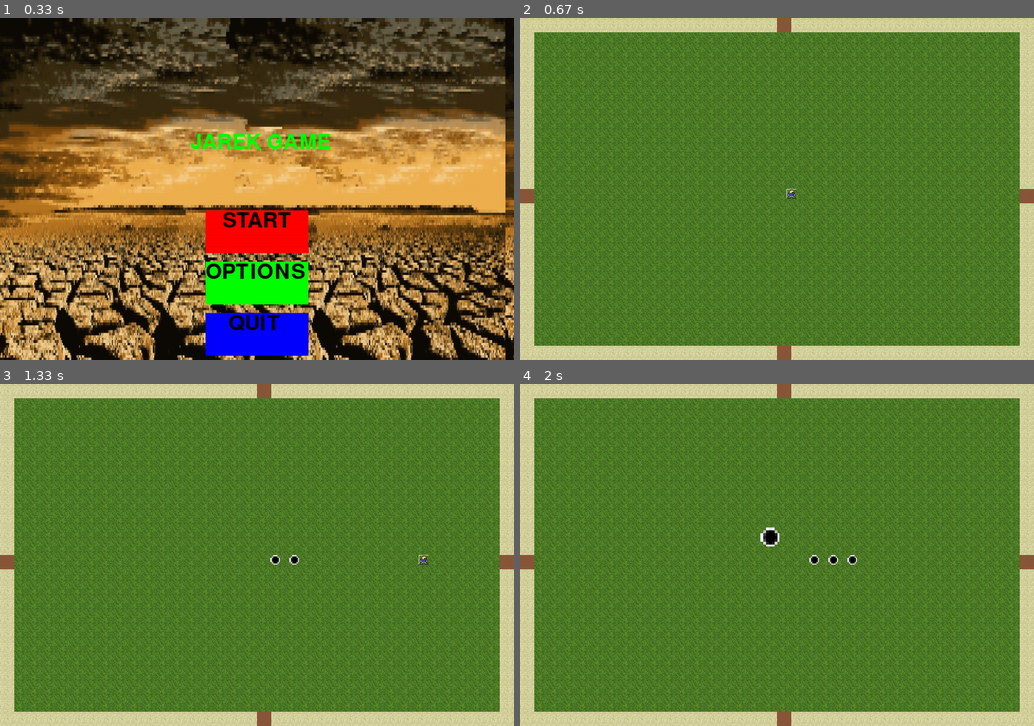
Above: before the commit, frames 1-4 (two rows, left to right).
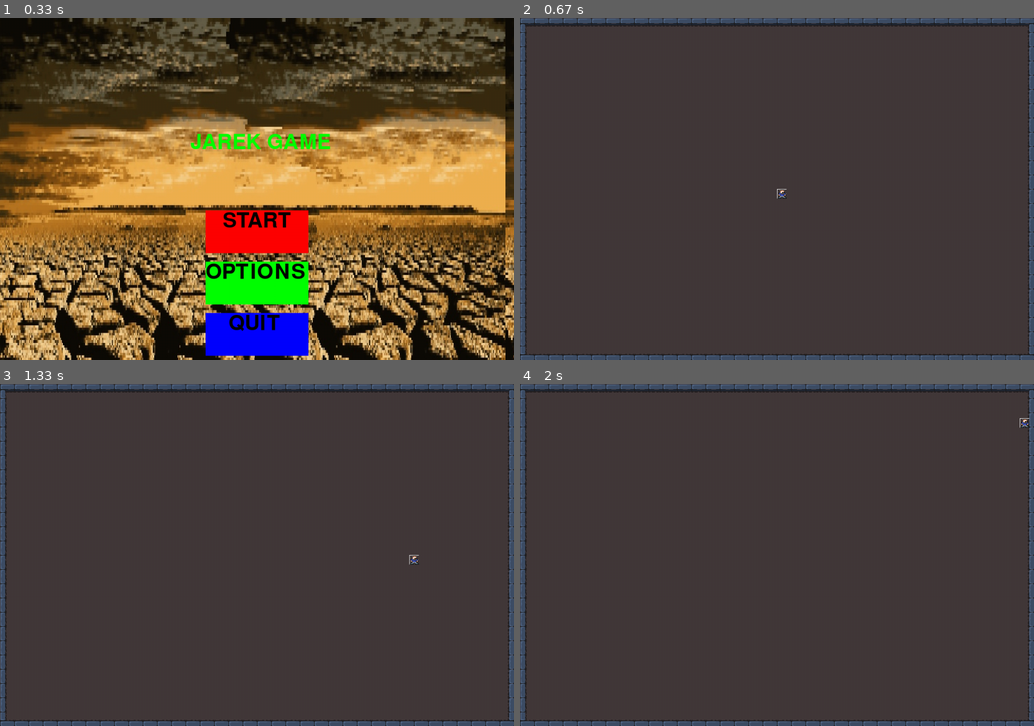
Above: after the commit, the same moments.

Repository: heavykisiel/PygameProject2
Game: pygame game, started from main.py
Same seed, same stepped clock (60 frames per second), same inputs: the game is played once before the commit and once after it.
Inputs:
- Up to frame 1 (0.33 s): no input
- Up to frame 2 (0.67 s): click "START" at 0.38 s
- Up to frame 3 (1.33 s): tap Space at 0.67, 1.07 s; hold Right from 1 s (still down)
- Up to frame 4 (2 s): tap Space at 1.37, 1.57, 1.9 s; release Right at 1.47 s; hold Up 1.5-1.8 s; hold Right from 1.83 s (still down)

Frame 1 is identical in both runs. In frame 2, 100% of the frame differs, in the area x 0-100%, y 0-100%; in frame 3, 100%; in frame 4, 100%.

Commit message:
alpha ver. 0.1022d

Diff:
--- a/Camera.py
+++ b/Camera.py
@@ -20,7 +20,6 @@
         self.keyboard_control()
         self.zoom_keyboard_control()
 
-
     def zoom_keyboard_control(self):
         keys = pygame.key.get_pressed()
         if keys[pygame.K_q]:
--- a/Gameplay.py
+++ b/Gameplay.py
@@ -31,67 +31,144 @@
         self.rectSizex = self.surface_size[0]  # 1080
         self.rectSizey = self.surface_size[1]  # 720
 
-        self.grass_block = Load_Block_Textures(self.block_pixelsx, self.block_pixelsy, 0)
-        self.sand_block = Load_Block_Textures(self.block_pixelsx, self.block_pixelsy, 1)
-        self.door_texture = Load_Block_Textures(self.block_pixelsx, self.block_pixelsy, 2)
+        self.floor_tex = Load_Block_Textures(self.block_pixelsx, self.block_pixelsy, 0)
+        self.eastWall_tex = Load_Block_Textures(self.block_pixelsx, self.block_pixelsy, 1)
+        self.northWall_tex = Load_Block_Textures(self.block_pixelsx, self.block_pixelsy, 2)
+        self.southWall_tex = Load_Block_Textures(self.block_pixelsx, self.block_pixelsy, 3)
+        self.westWall_tex = Load_Block_Textures(self.block_pixelsx, self.block_pixelsy, 4)
+        self.eastNorthWall_tex = Load_Block_Textures(self.block_pixelsx, self.block_pixelsy, 5)
+        self.westNorthWall_tex = Load_Block_Textures(self.block_pixelsx, self.block_pixelsy, 6)
+        self.eastSouthWall_tex = Load_Block_Textures(self.block_pixelsx, self.block_pixelsy, 7)
+        self.westSouthWall_tex = Load_Block_Textures(self.block_pixelsx, self.block_pixelsy, 8)
         self.map_Data = Map.Map()
         self.player_pos = self.player.player_position
-
-    def LoadNewFrame(self, player):
-
-        # Validate player_pos
-        self.player_pos += player.direction * self.player.speed
-
-        # if self.player_pos[0] < 0:
-        #     self.player_pos[0] = 0
-        # if self.player_pos[1] < 0:
-        #     self.player_pos[1] = 0
-        # if self.player_pos[0] > (self.map_Data.ChunksX - 1) * self.rectSizex:
-        #     self.player_pos[0] = (self.map_Data.ChunksX - 1) * self.rectSizex
-        # if self.player_pos[1] > (self.map_Data.ChunksY - 1) * self.rectSizey:
-        #     self.player_pos[1] = (self.map_Data.ChunksY - 1) * self.rectSizey
-
-        print("{0}, {1}".format(self.player_pos, (self.map_Data.ChunksY - 1) * self.rectSizex))
-
+        self.wall_collider_rect = self.detect_rect_colliders()
+        self.doorlist = None
+
+    def detect_rect_colliders(self):
+        lista = list()
+        listb = list()
         for y, row in enumerate(self.map_Data.ChunkMap):
             for x, tile in enumerate(row):
                 if tile:
-                    pygame.draw.rect(self.screen, (255, 255, 255),
-                                     pygame.Rect(x * self.rectSizex, y * self.rectSizey,
-                                                 self.rectSizex,
-                                                 self.rectSizey), 1)
-                    # pomocniczy rectangle można wykomentować
+                    for rowC in range(self.texture_count_per_tilex):
+                        for tileC in range(self.texture_count_per_tiley):
+                            if rowC == self.texture_count_per_tilex - 1 or rowC == 0 or \
+                                    tileC == self.texture_count_per_tiley - 1 or tileC == 0:
+                                border_pos = Rect(tile[0] * self.rectSizex + rowC * self.block_pixelsx,
+                                                  tile[1] * self.rectSizey + tileC * self.block_pixelsy,
+                                                  self.block_pixelsx, self.block_pixelsy)
+                                lista.append(border_pos)
+                                if (rowC == self.texture_count_per_tilex / 2 and (
+                                        tileC == self.texture_count_per_tiley - 1 or tileC == 0)) or \
+                                        (tileC == self.texture_count_per_tiley / 2 and (
+                                                rowC == self.texture_count_per_tilex - 1 or rowC == 0)):
+                                    door_pos = Rect(tile[0] * self.rectSizex + rowC * self.block_pixelsx,
+                                                    tile[1] * self.rectSizey + tileC * self.block_pixelsy,
+                                                    self.block_pixelsx, self.block_pixelsy)
+                                    listb.append(door_pos)
+        self.doorlist = listb
+        return lista
+
+    def drawMap(self, player):
+
+        # Validate player_pos
+        self.player_pos += player.direction * self.player.speed
+        if self.doorlist is not None:
+            for door in self.doorlist:
+                if self.player.rect.colliderect(door):
+                    self.renderNewRoom()
+        if self.player_pos[0] < self.block_pixelsx / 2:
+            self.player_pos[0] = self.block_pixelsx / 2
+        if self.player_pos[1] < self.block_pixelsy / 2:
+            self.player_pos[1] = self.block_pixelsy / 2
+        if self.player_pos[0] > self.rectSizex - self.block_pixelsx:
+            self.player_pos[0] = self.rectSizex - self.block_pixelsx
+        if self.player_pos[1] > self.rectSizey - self.block_pixelsy:
+            self.player_pos[1] = self.rectSizey - self.block_pixelsy
+
+        print("{0}, {1}".format(self.player_pos, self.player.rect.left))
+
+        # fill screen with floor
+        for y, row in enumerate(self.map_Data.ChunkMap):
+            for x, tile in enumerate(row):
+                if tile:
                     for rowC in range(self.texture_count_per_tilex):
                         for tileC in range(self.texture_count_per_tiley):
                             offset_pos = tile[0] * self.rectSizex + rowC * self.block_pixelsx, \
                                          tile[1] * self.rectSizey + tileC * self.block_pixelsy
-                            self.screen.blit(self.grass_block, offset_pos)
-                            if rowC == self.texture_count_per_tilex - 1 or rowC == 0 or tileC == self.texture_count_per_tiley - 1 or tileC == 0:
-                                border_pos = tile[0] * self.rectSizex + rowC * self.block_pixelsx, tile[
-                                    1] * self.rectSizey + tileC * self.block_pixelsy
-                                self.screen.blit(self.sand_block, border_pos)
-                            if (rowC == self.texture_count_per_tilex / 2 and (tileC == self.texture_count_per_tiley -1 or tileC == 0)) or \
-                                    (tileC == self.texture_count_per_tiley / 2 and (rowC == self.texture_count_per_tilex -1 or rowC == 0)):
-                                door_pos = tile[0] * self.rectSizex + rowC * self.block_pixelsx, tile[
-                                    1] * self.rectSizey + tileC * self.block_pixelsy
-                                self.screen.blit(self.door_texture, door_pos)
-                            # biom render
-                            if tile[2] == 1:
-                                offset_pos = tile[0] * self.rectSizex + rowC * self.block_pixelsx, \
-                                             tile[1] * self.rectSizey + tileC * self.block_pixelsy
-                                self.screen.blit(self.sand_block, offset_pos)
-
-
-            self.screen.blit(player.image, self.player_pos)
-            # scaled_surface = pygame.transform.scale(self.screen,
-            #                                         self.surface_size_vector * self.camera_group.zoom_scale)
-            #
-            # scaled_rect = scaled_surface.get_rect(center=(self.half_screen_w, self.half_screen_h))
-            # self.screen.blit(scaled_surface, scaled_rect)
-
-            # tile[0] == x
-            # tile[1] == y
-            # tile[2] == biom_id
+                            self.screen.blit(self.floor_tex, offset_pos)
+        # fill screen with borders
+        for x in self.wall_collider_rect:
+            if x.top == 0:
+                self.screen.blit(self.northWall_tex, (x.x, x.y))
+                if x.x == 0 and x.y == 0:
+                    self.screen.blit(self.westNorthWall_tex, (x.x, x.y))
+                if x.x == 1050 and x.y == 0:
+                    self.screen.blit(self.eastNorthWall_tex, (x.x, x.y))
+            if x.left == 0 and x.top != 0:
+                self.screen.blit(self.westWall_tex, (x.x, x.y))
+            if x.right == 1080 and x.y != 0:
+                self.screen.blit(self.eastWall_tex, (x.x, x.y))
+            if x.bottom == 720:
+                self.screen.blit(self.southWall_tex, (x.x, x.y))
+                if x.x == 1050 and x.y == 690:
+                    self.screen.blit(self.eastSouthWall_tex, (x.x, x.y))
+                if x.x == 0 and x.y == 690:
+                    self.screen.blit(self.westSouthWall_tex, (x.x, x.y))
+        self.detect_rect_colliders()
+        self.screen.blit(player.image, self.player_pos)
+        # print(listb.__len__())
+        # for x in listb:
+        #     pygame.draw.rect(self.screen, (0, 0, 200), x, 1)
+
+        # for y, row in enumerate(self.map_Data.ChunkMap):
+        #     for x, tile in enumerate(row):
+        #         if tile:
+        #             pygame.draw.rect(self.screen, (255, 255, 255),
+        #                              pygame.Rect(x * self.rectSizex, y * self.rectSizey,
+        #                                          self.rectSizex,
+        #                                          self.rectSizey), 1)
+        #             # pomocniczy rectangle można wykomentować
+        #             for rowC in range(self.texture_count_per_tilex):
+        #                 for tileC in range(self.texture_count_per_tiley):
+        #                     offset_pos = tile[0] * self.rectSizex + rowC * self.block_pixelsx, \
+        #                                  tile[1] * self.rectSizey + tileC * self.block_pixelsy
+        #                     self.screen.blit(self.grass_block, offset_pos)
+        #                     if rowC == self.texture_count_per_tilex - 1 or rowC == 0 or tileC == self.texture_count_per_tiley - 1 or tileC == 0:
+        #                         border_pos = tile[0] * self.rectSizex + rowC * self.block_pixelsx, \
+        #                                      tile[1] * self.rectSizey + tileC * self.block_pixelsy
+        #
+        #                         self.screen.blit(self.sand_block, border_pos)
+        #                     if (rowC == self.texture_count_per_tilex / 2 and (
+        #                             tileC == self.texture_count_per_tiley - 1 or tileC == 0)) or \
+        #                             (tileC == self.texture_count_per_tiley / 2 and (
+        #                                     rowC == self.texture_count_per_tilex - 1 or rowC == 0)):
+        #                         door_pos = tile[0] * self.rectSizex + rowC * self.block_pixelsx, tile[
+        #                             1] * self.rectSizey + tileC * self.block_pixelsy
+        #                         self.screen.blit(self.door_texture, door_pos)
+        #                     # biom render
+        #                     if tile[2] == 1:
+        #                         offset_pos = tile[0] * self.rectSizex + rowC * self.block_pixelsx, \
+        #                                      tile[1] * self.rectSizey + tileC * self.block_pixelsy
+        #                         self.screen.blit(self.sand_block, offset_pos)
+
+        # if self.player.rect.colli
+
+        # scaled_surface = pygame.transform.scale(self.screen,
+        #                                         self.surface_size_vector * self.camera_group.zoom_scale)
+        #
+        # scaled_rect = scaled_surface.get_rect(center=(self.half_screen_w, self.half_screen_h))
+        # self.screen.blit(scaled_surface, scaled_rect)
+
+        # tile[0] == x
+        # tile[1] == y
+        # tile[2] == biom_id
+
+        self.return_gamedata()
+
+    def return_gamedata(self):
+        self.player.player_position = self.player_pos
 
     def run(self):
 
@@ -109,7 +186,7 @@
                     # zoom jest ale są cyrki, ale można się pobawić
             self.screen.fill((0, 0, 0))
             self.camera_group.update()
-            self.LoadNewFrame(self.player)
+            self.drawMap(self.player)
             self.camera_group.draw(self.player)
             self.player.bulletGroup.update()
             self.player.bulletGroup.draw(self.screen)
--- a/Player.py
+++ b/Player.py
@@ -1,5 +1,4 @@
 import pygame
-
 
 from textures import TextureLoader
 from Bullets import Bullets
@@ -11,10 +10,10 @@
         self.image = TextureLoader.Load_Player_Texture()
         self.rect = self.image.get_rect(center=pos)
         self.direction = pygame.math.Vector2()
-        self.player_position = (560, 360)
+        self.player_position = pos
         # spawn
         self.speed = 16
-        self.speedBullet = 2
+        self.speedBullet = 32
         self.shootCooldown = 0
         self.lastShot = pygame.time.get_ticks()
         self.bulletGroup = pygame.sprite.Group()
@@ -55,22 +54,22 @@
             print("XDDDDD")
             self.shootCooldown = 20
             if self.playerDirection == 2 or self.playerDirection == -2:
-                bullet = Bullets(self.rect.centerx + (0.75 * self.rect.size[0] * (self.playerDirection / 2)),
-                                 self.rect.centery, 2, self.playerDirection , self.speedBullet)
+                bullet = Bullets(self.player_position[0] + (0.1 * self.rect.size[0] * (self.playerDirection / 2)),
+                                 self.player_position[1], 1, self.playerDirection, self.speedBullet)
 
                 self.bulletGroup.add(bullet)
                 self.shooting = False
             else:
                 if self.playerDirection == 1:
-                    bullet = Bullets(self.rect.centerx,
-                                     self.rect.centery + (0.5 * self.rect.size[0] * self.playerDirection), 1,
+                    bullet = Bullets(self.player_position[0],
+                                     self.player_position[1] + (0.1 * self.rect.size[0] * self.playerDirection), 1,
                                      self.playerDirection, self.speedBullet)
 
                     self.bulletGroup.add(bullet)
                     self.shooting = False
                 else:
-                    bullet = Bullets(self.rect.centerx,
-                                     self.rect.centery + (0.5 * self.rect.size[0] * self.playerDirection), 1,
+                    bullet = Bullets(self.player_position[0],
+                                     self.player_position[1] + (0.1 * self.rect.size[0] * self.playerDirection), 1,
                                      self.playerDirection, self.speedBullet)
                     print(bullet)
 
--- a/map/Map.py
+++ b/map/Map.py
@@ -13,7 +13,7 @@
             for enumj, j in enumerate(i):
                 self.ChunkMap[enumi][enumj] = [enumi, enumj, 0]
 
-        self.ChunkMap[1][1] = [1, 1, 1]
+        # self.ChunkMap[1][1] = [1, 1, 1]
 
 
 # ChunkSize = {'x': 8, 'y': 8}
--- a/textures/TextureLoader.py
+++ b/textures/TextureLoader.py
@@ -20,20 +20,57 @@
 
 def Load_Block_Textures(block_pixels_x, block_pixels_y, id_block):
     if id_block == 0:
-        grass_block = pygame.image.load('textures/grass.jpg').convert()
-        grass_block = pygame.transform.scale(grass_block, (block_pixels_x, block_pixels_y))
-        grass_block.set_colorkey((0, 0, 0))
-        return grass_block
+        floor_block = pygame.image.load('textures/maptex/floor.png').convert()
+        floor_block = pygame.transform.scale(floor_block, (block_pixels_x, block_pixels_y))
+        floor_block.set_colorkey((0, 0, 0))
+        return floor_block
     elif id_block == 1:
-        sand_block = pygame.image.load('textures/sand.jpg').convert()
-        sand_block = pygame.transform.scale(sand_block, (block_pixels_x, block_pixels_y))
-        sand_block.set_colorkey((0, 0, 0))
-        return sand_block
+        wall_e_block = pygame.image.load('textures/maptex/E.png').convert()
+        wall_e_block = pygame.transform.scale(wall_e_block, (block_pixels_x, block_pixels_y))
+        wall_e_block.set_colorkey((0, 0, 0))
+        return wall_e_block
     elif id_block == 2:
-        sand_block = pygame.image.load('textures/Door.png').convert()
-        sand_block = pygame.transform.scale(sand_block, (block_pixels_x, block_pixels_y))
-        sand_block.set_colorkey((0, 0, 0))
-        return sand_block
+        wall_n_block = pygame.image.load('textures/maptex/N.png').convert()
+        wall_n_block = pygame.transform.scale(wall_n_block, (block_pixels_x, block_pixels_y))
+        wall_n_block.set_colorkey((0, 0, 0))
+        return wall_n_block
+    elif id_block == 3:
+        wall_s_block = pygame.image.load('textures/maptex/S.png').convert()
+        wall_s_block = pygame.transform.scale(wall_s_block, (block_pixels_x, block_pixels_y))
+        wall_s_block.set_colorkey((0, 0, 0))
+        return wall_s_block
+    elif id_block == 4:
+        wall_w_block = pygame.image.load('textures/maptex/W.png').convert()
+        wall_w_block = pygame.transform.scale(wall_w_block, (block_pixels_x, block_pixels_y))
+        wall_w_block.set_colorkey((0, 0, 0))
+        return wall_w_block
+    elif id_block == 5:
+        wall_ne_block = pygame.image.load('textures/maptex/NE.png').convert()
+        wall_ne_block = pygame.transform.scale(wall_ne_block, (block_pixels_x, block_pixels_y))
+        wall_ne_block.set_colorkey((0, 0, 0))
+        return wall_ne_block
+    elif id_block == 6:
+        wall_we_block = pygame.image.load('textures/maptex/NW.png').convert()
+        wall_we_block = pygame.transform.scale(wall_we_block, (block_pixels_x, block_pixels_y))
+        wall_we_block.set_colorkey((0, 0, 0))
+        return wall_we_block
+    elif id_block == 7:
+        wall_se_block = pygame.image.load('textures/maptex/SE.png').convert()
+        wall_se_block = pygame.transform.scale(wall_se_block, (block_pixels_x, block_pixels_y))
+        wall_se_block.set_colorkey((0, 0, 0))
+        return wall_se_block
+    elif id_block == 8:
+        wall_sw_block = pygame.image.load('textures/maptex/SW.png').convert()
+        wall_sw_block = pygame.transform.scale(wall_sw_block, (block_pixels_x, block_pixels_y))
+        wall_sw_block.set_colorkey((0, 0, 0))
+        return wall_sw_block
+    elif id_block == 9:
+        wall_block_block = pygame.image.load('textures/maptex/MID.png').convert()
+        wall_block_block = pygame.transform.scale(wall_block_block, (block_pixels_x, block_pixels_y))
+        wall_block_block.set_colorkey((0, 0, 0))
+        return wall_block_block
+
+
 
 
 def LoadingScreenAnimation(screen, screenSize, i, bg):
Binary file added: textures/maptex/E.png
Binary file added: textures/maptex/MID.png
Binary file added: textures/maptex/N.png
Binary file added: textures/maptex/NE.png
Binary file added: textures/maptex/NW.png
Binary file added: textures/maptex/SE.png
Binary file added: textures/maptex/SW.png
Binary file added: textures/maptex/W.png
Binary file added: textures/maptex/floor.png
Binary file added: textures/maptex/s.png
